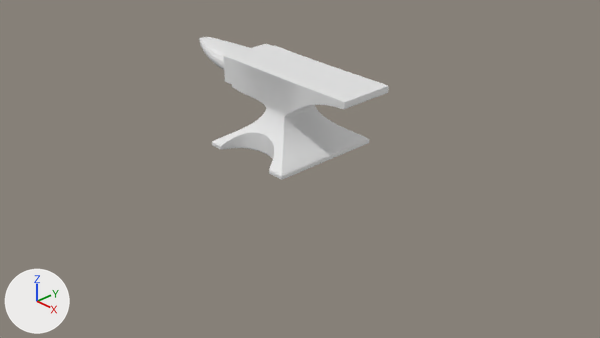
What one commit did to the Blender file Intermediate Tutorial/Anvil.blend.
Both versions are drawn from the file's camera 'Camera'. Lighting does not change. The marker at lower left points along +X, +Y and +Z.

The first picture shows 'Anvil.001'.
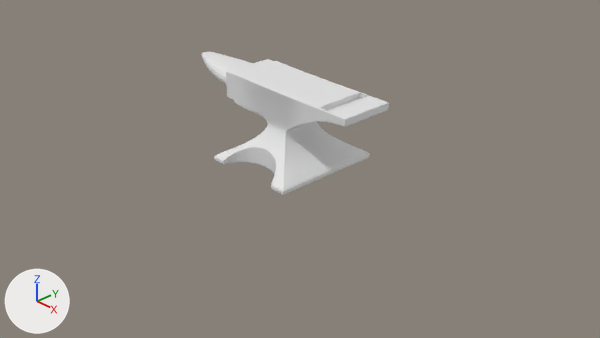
What changed in the scene script:
```text
Change me_plane_002:
    used by ob_anvil_001; location = (0.0, 0.0, 0.68)
    verts and faces of me_plane_002; kept vertices keep their numbers, new ones are numbered from 388
    before: 4 (-0.44, -0.27, 0.19), 5 (0.11, -0.27, 0.18), 45 (-0.44, 0.0, 0.19), 46 (0.11, 0.0, 0.18), 54 (-0.33, 0.0, 0.12)
    before: 119 (-0.44, -0.27, 0.19), 138 (0.11, -0.27, 0.18), 160 (0.1, -0.27, 0.18), 163 (-0.43, -0.27, 0.19), 203 (0.11, -0.25, 0.18)
    before: 224 (-0.44, -0.25, 0.19), 287 (-0.41, -0.27, 0.19), 323 (-0.18, -0.27, 0.18)
    remove me_plane_002.from_pydata(...)  # 388 vertices, 347 faces; spans x -2.13..1.18, y -0.8..0.0, z -0.44..0.69
    add me_plane_002.from_pydata(...)  # 451 vertices, 402 faces; spans x -2.13..1.18, y -0.8..0.0, z -0.44..0.69
    me_plane_002 part 1
    add for i in [4, 163, 224]: verts[i] += (-0.03, -0.01, 0.02)
    add verts[5] = (0.12, -0.27, 0.2)  # moved
    add verts[138] = (0.12, -0.27, 0.2)  # moved
    add verts[45] = (-0.49, 0.0, 0.21)  # moved
    add verts[46] = (0.12, 0.0, 0.21)  # moved
    add verts[54] = (-0.31, 0.0, 0.12)  # moved
    add verts[119] = (-0.47, -0.28, 0.2)  # moved
    add verts[160] = (0.12, -0.27, 0.21)  # moved
    add verts[203] = (0.13, -0.25, 0.19)  # moved
    add verts[287] = (-0.45, -0.3, 0.22)  # moved
    add verts[323] = (-0.18, -0.29, 0.21)  # moved
    me_plane_002 part 2
    20 faces are deleted
    47 vertices are added at x 0.7..1.16, y -0.39..0.0, z 0.53..0.68
    5 new vertices lie (0.06, 0.0, 0.0) away from vertices in x 0.7, y -0.39..-0.36, z 0.66..0.68
    6 new vertices lie (-0.07, 0.0, 0.0) away from vertices in x 0.86, y -0.39..-0.36, z 0.66..0.68
    5 new vertices lie (0.06, 0.0, 0.02) away from vertices in x 0.7, y -0.39..0.0, z 0.5..0.52
    75 new faces join them
Change ob_anvil_001:
    ob_anvil_001.location: (0.0, 0.0, 0.68) -> (-0.03, 0.05, 0.438)
```

Where the change shows, as pixel boxes (x1, y1, x2, y2) in the pictures (600 x 338 px; the box of a moved part takes in the faces that stretch with it):
'Anvil.001', reshaped, moved
    before: (199, 37, 389, 180)
    after: (202, 52, 389, 195)
part 1 of me_plane_002, moved or reshaped
    before: (240, 68, 313, 115)
    after: (242, 84, 306, 131)
part 2 of me_plane_002, built on
    before: (316, 76, 386, 109)
    after: (316, 92, 389, 127)
